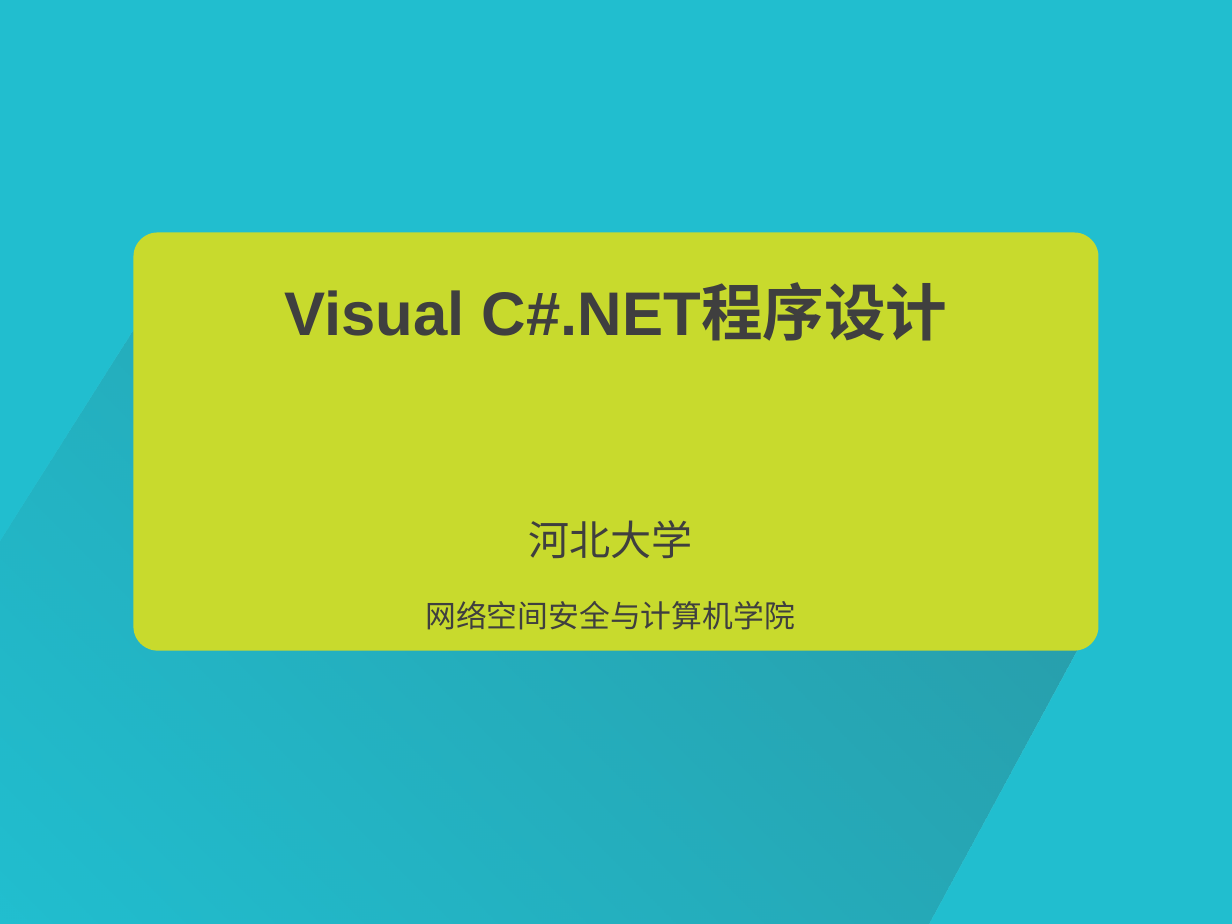
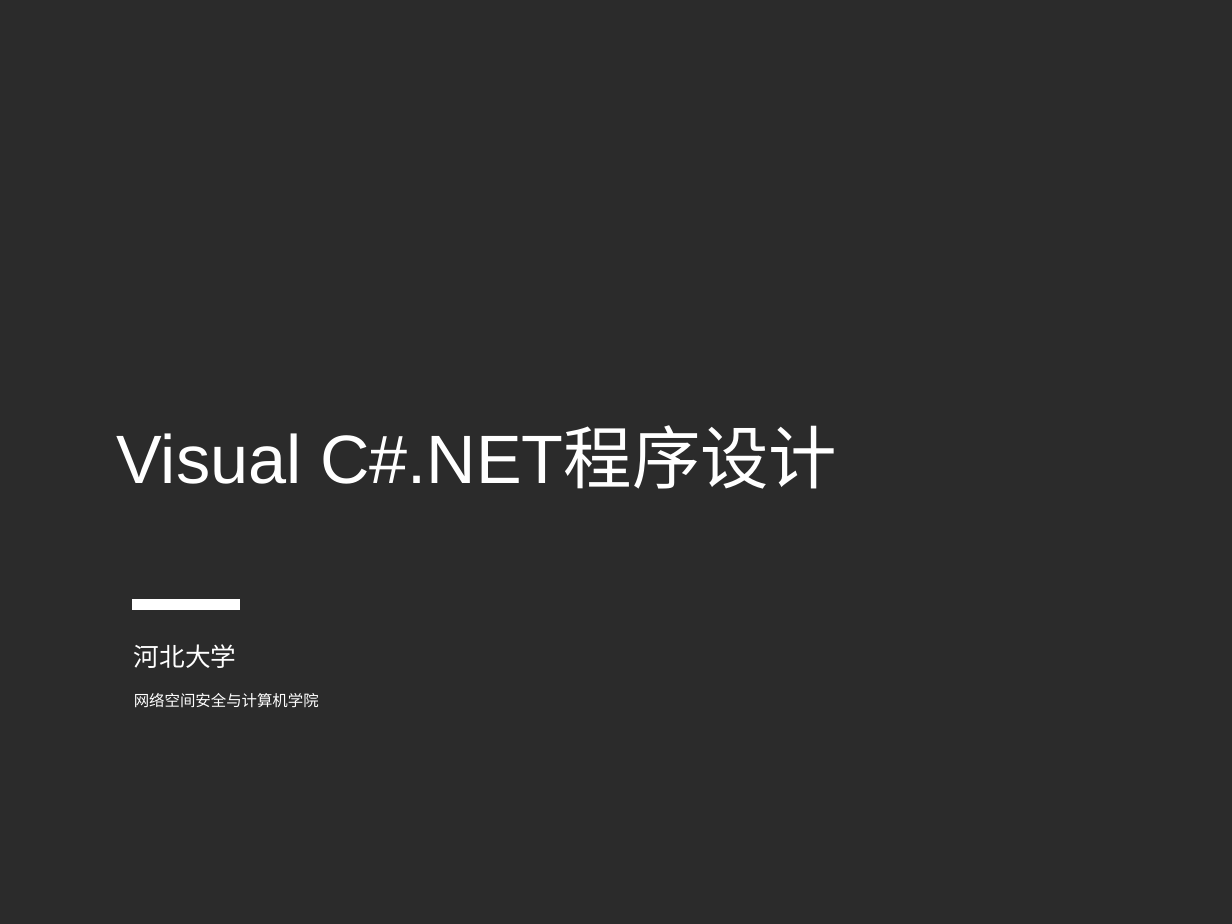
Before and after one commit to HBU/C-Sharp.net, a slide deck: slide 1 of PPT/00第一章.ppt (slide 3 before the commit). Drawn at 1232x924 pixels with LibreOffice and Linux fonts; fonts in the diff are those of the drawing; background and template pictures are left out; a plain dark background stands for a picture behind light text. Boxes give left, top, right and bottom in pixels: in the first picture for what was removed or moved away, otherwise in the second. Text is boxed around its words. In the diff, an @@ line names an element or a change of style, - is before the commit and + after.

```diff
--- a/PPT/00第一章.ppt
+++ b/PPT/00第一章.ppt
@@ background #21BECF to picture (left out) @@
@@ rounded rectangle removed at bbox=[133, 233, 1098, 650] @@
@@ freeform shape removed at bbox=[0, 319, 1083, 924] @@
@@ title "Visual C#.NET程序设计": place and size @@
-title "Visual C#.NET程序设计" at bbox=[285, 285, 948, 341]
+title "Visual C#.NET程序设计" at bbox=[117, 428, 838, 489]
@@ title "Visual C#.NET程序设计" at bbox=[117, 428, 838, 489]: size 36 to 40 pt, text colour #3F3F3F to #FFFFFF, bold off; alignment centre to left; vertical alignment middle to bottom @@
@@ freeform shape added at bbox=[132, 599, 240, 611], fill #FFFFFF @@
@@ text "河北大学": place and size @@
-text "河北大学" at bbox=[528, 520, 692, 558]
+text "河北大学" at bbox=[134, 644, 237, 668]
@@ text "河北大学" at bbox=[134, 644, 237, 668]: size 24 to 15 pt, font Arial to Noto Sans CJK SC, text colour #3F3F3F to #FFFFFF; alignment centre to left; line spacing 1 to 1.2; more space between paragraphs; vertical alignment top to middle @@
@@ text "网络空间安全与计算机学院": place and size @@
-text "网络空间安全与计算机学院" at bbox=[425, 601, 795, 630]
+text "网络空间安全与计算机学院" at bbox=[134, 693, 319, 708]
@@ text "网络空间安全与计算机学院" at bbox=[134, 693, 319, 708]: size 18 to 9 pt, font Arial to Noto Sans CJK SC, text colour #3F3F3F to #FFFFFF; alignment centre to left; line spacing 1 to 1.2; more space between paragraphs; vertical alignment top to middle @@
```
Also in this commit, not shown: 19 other slides changed, 1 other file.
